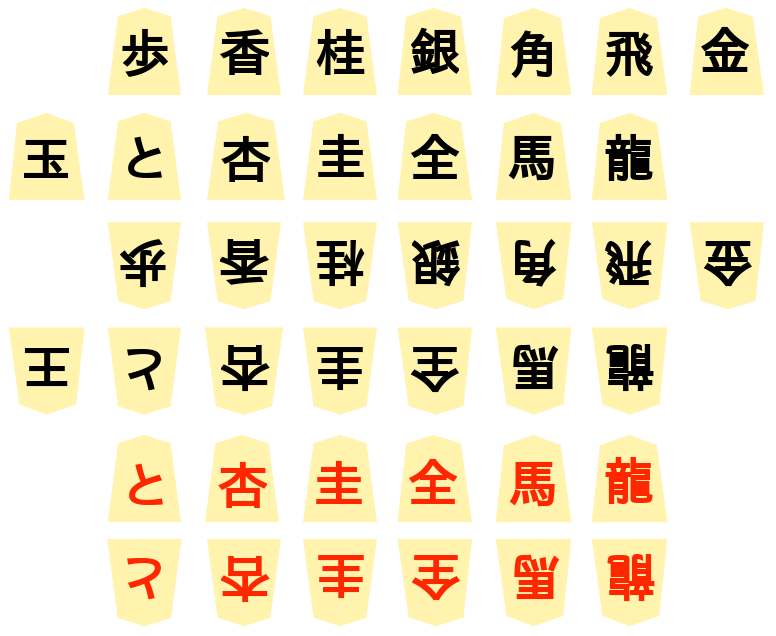
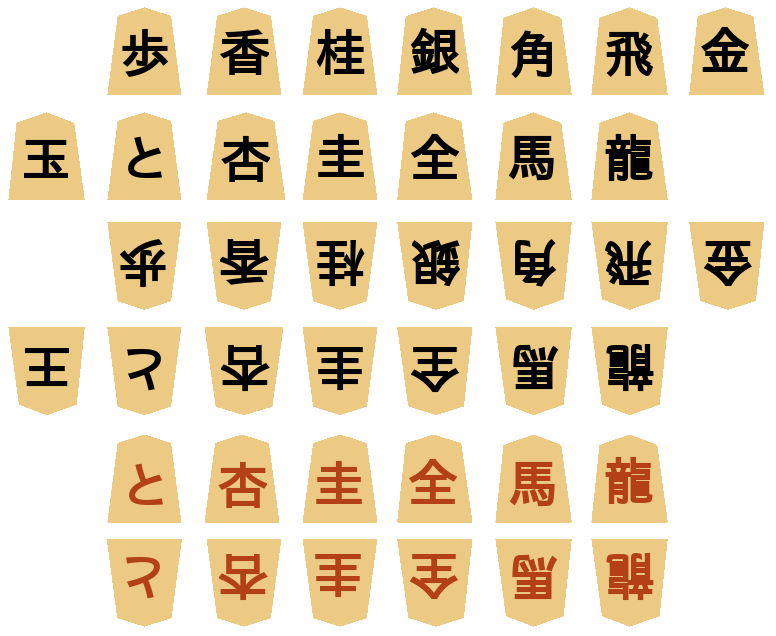
The second 776x636 image is a revision of the first. Changes to its layers:
painted on "後手" over (x1=126, y1=553, x2=655, y2=603)
painted on "龍(赤)" over (x1=605, y1=456, x2=653, y2=504)
painted on "馬(赤)" over (x1=509, y1=461, x2=555, y2=507)
painted on "全(赤)" over (x1=409, y1=458, x2=457, y2=504)
painted on "圭(赤)" over (x1=316, y1=460, x2=362, y2=504)
painted on "杏(赤)" over (x1=218, y1=461, x2=267, y2=508)
painted on "と(赤)" over (x1=129, y1=463, x2=163, y2=505)
painted on "piece_v1_776_636.png" over (x1=8, y1=7, x2=764, y2=627)
